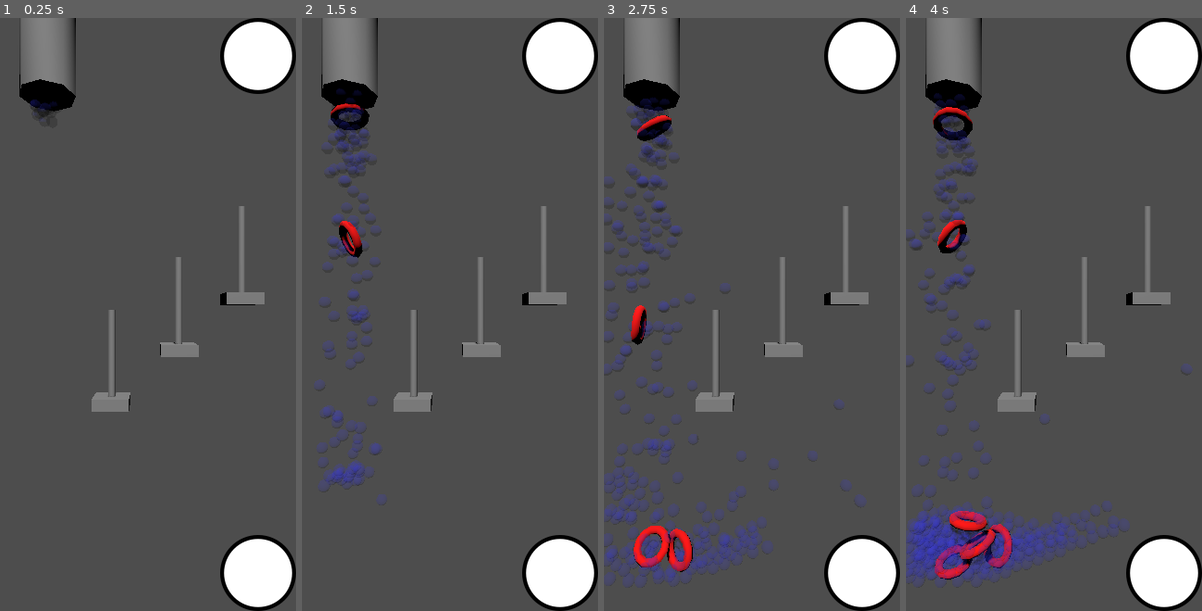
Above: before the commit, frames 1-4 (left to right).
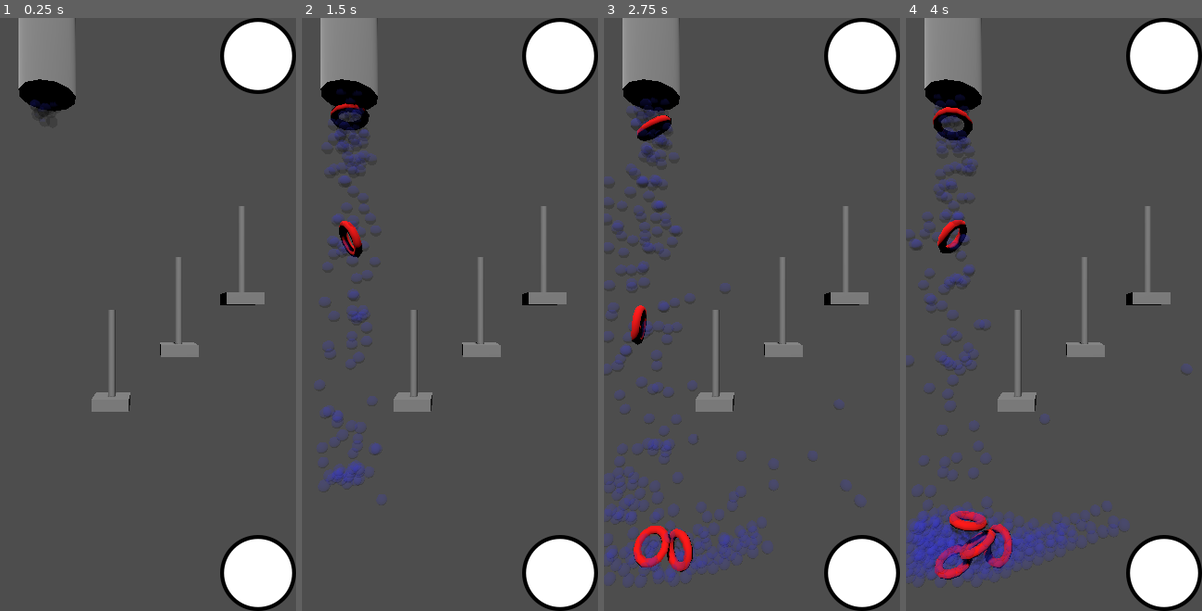
Above: after the commit, the same moments.

Repository: belovachap/Ring-Toss-Water-Game
Game: Godot game, scene res://ring_toss_water_game.tscn
Same seed, same stepped clock (60 frames per second), same inputs: the game is played once before the commit and once after it.
Inputs (mouse positions are in pixels of both pictures, inside the frame that each line leads up to):
- Up to frame 1 (0.25 s): no input
- Up to frame 2 (1.5 s): click (559, 575) at 0.5 s; click (559, 575) at 1.25 s
- Up to frame 3 (2.75 s): click (861, 575) at 2 s
- Up to frame 4 (4 s): no input

The runs differ from the first frame. In frame 1, 0.8% of the frame differs, in the area x 6-26%, y 0-18%; in frame 2, 0.8%, in the area x 6-26%, y 0-22%; in frame 3, 0.8%; in frame 4, 0.8%.

Commit message:
Nicer looking water pipe.

Diff:
--- a/ring_toss_water_game.tscn
+++ b/ring_toss_water_game.tscn
@@ -25,6 +25,9 @@
 
 [sub_resource type="BoxShape3D" id="BoxShape3D_d8adi"]
 size = Vector3(5.63477, 1, 1)
+
+[sub_resource type="StandardMaterial3D" id="StandardMaterial3D_pcka7"]
+metallic = 1.0
 
 [node name="RingTossWaterGame" type="Node3D"]
 script = ExtResource("1_vi6ov")
@@ -126,6 +129,8 @@
 
 [node name="CSGCylinder3D" type="CSGCylinder3D" parent="."]
 transform = Transform3D(1, 0, 0, 0, 1, 0, 0, 0, 1, -1.75987, 6.02278, 0)
+sides = 12
+material = SubResource("StandardMaterial3D_pcka7")
 
 [node name="Pump" parent="." instance=ExtResource("3_h7hl2")]
 unique_name_in_owner = true
Not shown: 1 places in ring_toss_water_game.tscn that only renumber resources
